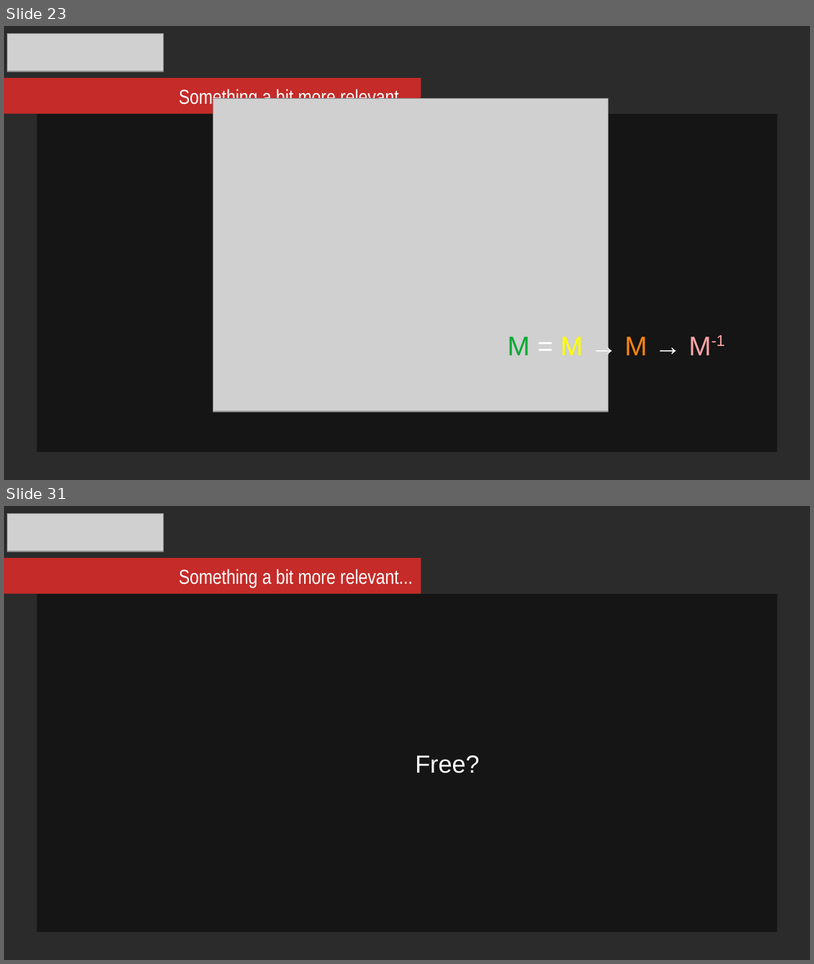
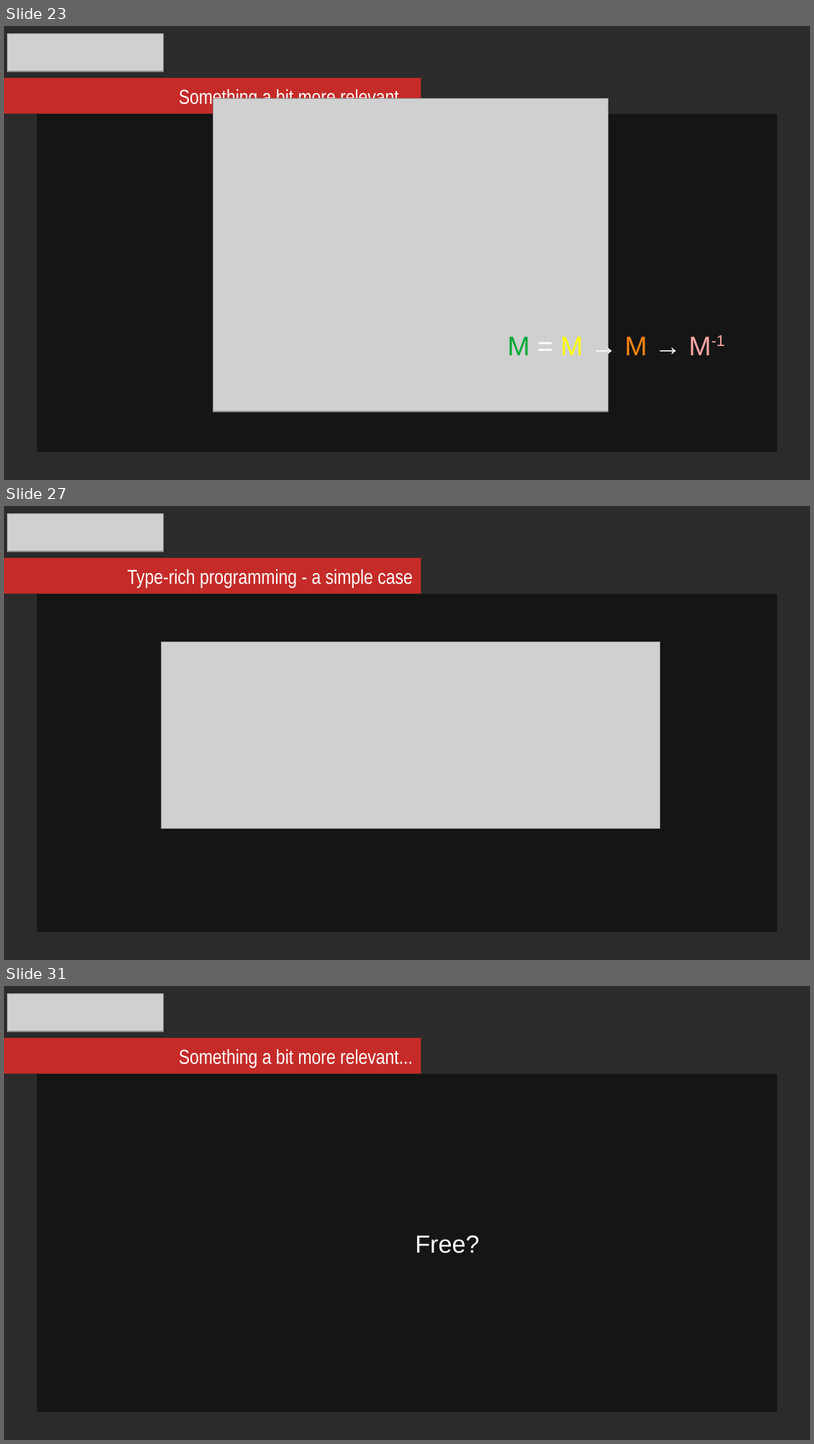
Before and after one commit to mikosz/type-safety, a slide deck: ask-not-what-you-can-do-for-the-compiler.odp. Shown one above the other, each under a label of ours: slides 23 and 31 before the commit, slides 23, 27 and 31 after it; the slides between them are not shown. The pictures are 814x964 and 814x1444 pixels, drawn with LibreOffice and Linux fonts; fonts in the diff are those of the drawing; grey boxes stand for pictures; background and template pictures are left out; a plain dark background stands for a picture behind light text. Boxes give left, top, right and bottom in pixels: in the first picture for what was removed or moved away, otherwise in the second. Text is boxed around its words. In the diff, an @@ line names an element or a change of style, - is before the commit and + after.

```diff
--- a/ask-not-what-you-can-do-for-the-compiler.odp
+++ b/ask-not-what-you-can-do-for-the-compiler.odp
@@ slide 27 added at bbox=[4, 506, 810, 960], background picture (left out) @@
@@ picture added at bbox=[7, 513, 164, 551] @@
@@ rectangle added at bbox=[4, 558, 421, 593], fill #C52B28 @@
@@ text added at bbox=[127, 569, 412, 588], 18 pt, text #FFFFFF @@
+Type-rich programming - a simple case
@@ rectangle added at bbox=[37, 594, 777, 932], fill #000000 at 51% opacity @@
@@ picture added at bbox=[161, 641, 661, 828] @@
```
Also in this commit, not shown: 6 slides changed, 1 slide removed.
